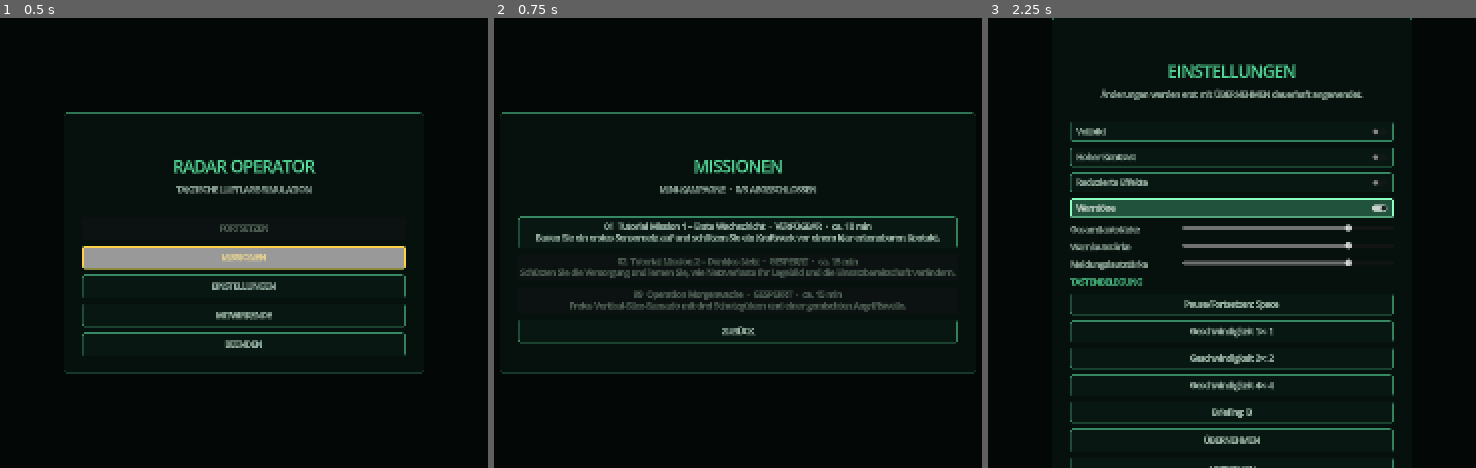
Above: before the commit, frames 1-3 (left to right).
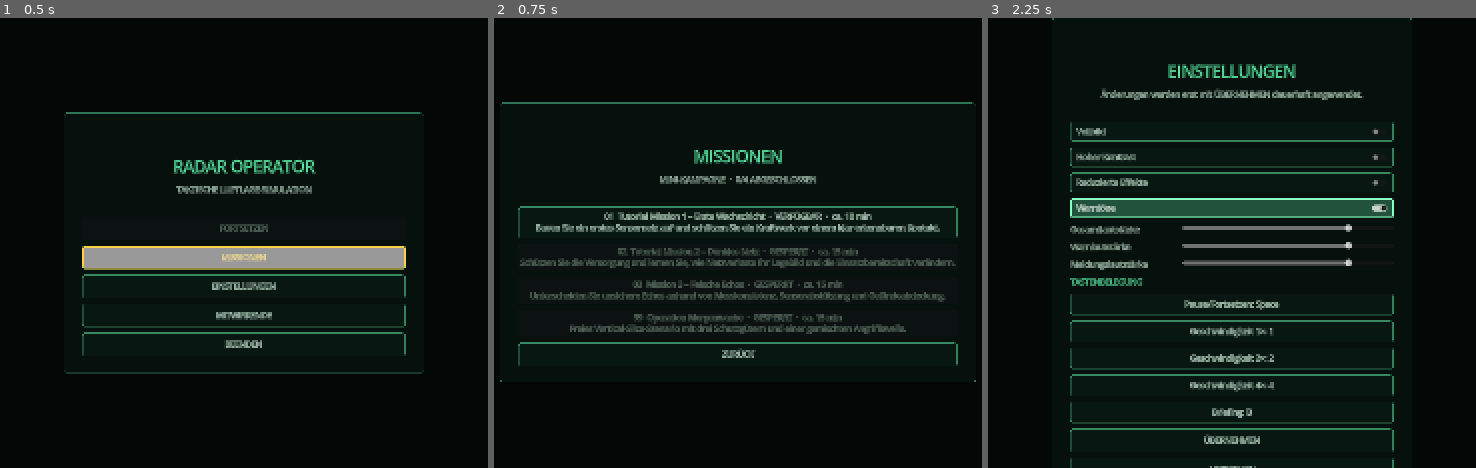
Above: after the commit, the same moments.

Repository: maschin96/radar-operator
Game: Godot game, scene res://scenes/app/app_shell.tscn
The game is run twice, just before and just after one commit, with the same random seed, the same clock (stepped at 60 frames per second) and the same inputs.
Inputs:
- Up to frame 1 (0.5 s): no input
- Up to frame 2 (0.75 s): click "MISSIONEN" at 0.5 s
- Up to frame 3 (2.25 s): click "ZURÜCK" at 1.25 s; click "EINSTELLUNGEN" at 2 s

Frame 1 is identical in both runs. In frame 2, 13% of the frame differs, in the area x 1-99%, y 18-81%; in frame 3, nothing differs.

Commit message:
feat(campaign): add False Echoes mission (#14)

Diff:
--- /dev/null
+++ b/data/scenarios/mission_3_false_echoes.tres
@@ -0,0 +1,120 @@
+[gd_resource type="Resource" script_class="ScenarioDefinition" load_steps=15 format=3]
+
+[ext_resource type="Script" path="res://scripts/core/scenario_definition.gd" id="1"]
+[ext_resource type="Resource" path="res://data/sensors/sensor_short_range.tres" id="2"]
+[ext_resource type="Resource" path="res://data/sensors/sensor_early_warning.tres" id="3"]
+[ext_resource type="Resource" path="res://data/defenses/defense_gun.tres" id="4"]
+[ext_resource type="Resource" path="res://data/defenses/defense_short_range.tres" id="5"]
+[ext_resource type="Resource" path="res://data/defenses/defense_medium_range.tres" id="6"]
+[ext_resource type="Resource" path="res://data/threats/threat_swift.tres" id="7"]
+[ext_resource type="Resource" path="res://data/threats/threat_low_signature.tres" id="8"]
+[ext_resource type="Resource" path="res://data/campaign/threat_network_training.tres" id="9"]
+[ext_resource type="Resource" path="res://data/infrastructure/infrastructure_command.tres" id="10"]
+[ext_resource type="Resource" path="res://data/infrastructure/infrastructure_power.tres" id="11"]
+[ext_resource type="Resource" path="res://data/infrastructure/infrastructure_factory.tres" id="12"]
+[ext_resource type="Resource" path="res://data/scenarios/mission_3_false_echoes_wave.tres" id="13"]
+
+[ext_resource type="Resource" path="res://data/rules/standard.tres" id="rules"]
+
+[resource]
+script = ExtResource("1")
+engagement_profile = ExtResource("rules")
+scenario_id = &"mission_3_false_echoes"
+display_name = "Mission 3 – Falsche Echos"
+summary = "Unterscheiden Sie unsichere Echos anhand von Messkonsistenz, Sensorabstützung und Geländeabdeckung."
+campaign_order = 3
+unlock_requires = PackedStringArray("tutorial_mission_2")
+expected_duration_minutes = 15
+learning_objectives = PackedStringArray("Geländeabschattung erkennen", "Messindizien vergleichen", "Auffällige Tracks bewusst sperren")
+briefing = "Im Westsektor treten Interferenzen und unbeständige Echos auf. Schützen Sie Kommandozentrum und mindestens ein weiteres Schutzgut. Ein Fragezeichen zeigt einen Verdacht, keine Gewissheit. Vergleichen Sie Sensoren und Messverläufe vor einer Freigabe."
+briefing_sections = Array[Dictionary]([{
+"id": &"mission", "title": "Auftrag", "body": "Halten Sie das Kommandozentrum und mindestens ein weiteres Schutzgut bis T+06:00."
+}, {
+"id": &"terrain", "title": "Gelände und Störung", "body": "Der westliche Höhenzug schwächt tiefe Sichtlinien. Prüfen Sie die Geländeebene und die Reichweitenvorschau. Kurzstreckensensoren sind in der westlichen Interferenzzone besonders betroffen. Unterschiedliche Sensorarten und Standorte liefern Vergleichsmessungen."
+}, {
+"id": &"evidence", "title": "Unsicherheit bewerten", "body": "Ein Fragezeichen bedeutet mögliche Täuschung. Prüfen Sie Konsistenz, Interferenz und Sensorabstützung. Sperren Sie einen auffälligen Track bei Bedarf und beobachten Sie ihn weiter. Jede voreilige Freigabe kann begrenzte Munition verbrauchen. Keine Farbe verrät die verborgene Wahrheit."
+}])
+victory_debriefing = "Der Schutzauftrag wurde erfüllt. Vergleichen Sie Netzausfälle, Interferenzverlauf und Munitionsverbrauch. Ein zweiter Sensorstandort oder das bewusste Sperren inkonsistenter Kontakte kann wichtiger sein als ein weiteres Abwehrsystem."
+defeat_debriefing = "Der Schutzauftrag wurde verfehlt. Vergleichen Sie den westlichen Höhenzug und die Interferenzzone mit Ihren Sensorstandorten. Ein Trackverdacht ist ein Indiz: Beobachten, unabhängig abstützen und erst dann über Sperre oder Freigabe entscheiden."
+world_size = Vector2(2000, 1200)
+starting_budget = 3000
+seed = 20260914
+mission_duration = 360.0
+definitions = Array[Resource]([ExtResource("2"), ExtResource("3"), ExtResource("4"), ExtResource("5"), ExtResource("6"), ExtResource("7"), ExtResource("8"), ExtResource("9"), ExtResource("10"), ExtResource("11"), ExtResource("12")])
+starting_entities = Array[Dictionary]([{
+"definition_id": &"infrastructure_command",
+"faction": &"player",
+"id": &"capital_command",
+"position": Vector2(1000, 610)
+}, {
+"definition_id": &"infrastructure_power",
+"faction": &"player",
+"id": &"north_power",
+"position": Vector2(520, 390)
+}, {
+"definition_id": &"infrastructure_factory",
+"faction": &"player",
+"id": &"east_factory",
+"position": Vector2(1510, 790)
+}])
+attack_waves = Array[Resource]([ExtResource("13")])
+placement_zones = Array[Rect2]([Rect2(80, 80, 1840, 1040)])
+blocked_zones = Array[Rect2]([Rect2(940, 550, 120, 120), Rect2(470, 340, 100, 100), Rect2(1460, 740, 100, 100)])
+network_connections = Array[Dictionary]([{
+"consumer_id": &"capital_command",
+"id": &"energy_power_command",
+"kind": &"energy",
+"reserve_duration": 10.0,
+"source_id": &"north_power"
+}, {
+"consumer_id": &"east_factory",
+"id": &"energy_power_factory",
+"kind": &"energy",
+"reserve_duration": 5.0,
+"source_id": &"north_power"
+}, {
+"consumer_id": &"north_power",
+"id": &"communication_command_power",
+"kind": &"communication",
+"reserve_duration": 6.0,
+"source_id": &"capital_command"
+}, {
+"consumer_id": &"east_factory",
+"id": &"communication_command_factory",
+"kind": &"communication",
+"reserve_duration": 4.0,
+"source_id": &"capital_command"
+}])
+mission_goals = {
+"minimum_survivors": 2,
+"required_survivors": PackedStringArray("capital_command")
+}
+terrain_zones = Array[Dictionary]([{
+"area": Rect2(80, 80, 450, 340), "height": 120.0, "terrain_type": &"highlands", "visibility_factor": 0.7
+}])
+visibility_blockers = Array[Dictionary]([{
+"area": Rect2(300, 80, 100, 300), "height": 180.0, "visibility_factor": 0.2
+}])
+jamming_zones = Array[Dictionary]([{
+"id": &"western_interference", "area": Rect2(80, 80, 800, 520), "strength": 0.65,
+"affected_sensor_ids": PackedStringArray("sensor_short_range"),
+"strength_curve": Array[Dictionary]([{"time": 0.0, "strength": 0.0}, {"time": 20.0, "strength": 1.0}, {"time": 260.0, "strength": 1.0}, {"time": 300.0, "strength": 0.0}])
+}])
+decoy_emitters = Array[Dictionary]([{
+"id": &"western_echo_a", "affected_sensor_ids": PackedStringArray("sensor_short_range"),
+"start_time": 20.0, "end_time": 110.0, "measurement_interval": 2.0,
+"route": PackedVector2Array(300, 420, 680, 450), "position_error": 38.0, "signature_strength": 0.85, "signal_consistency": 0.46
+}, {
+"id": &"western_echo_b", "affected_sensor_ids": PackedStringArray("sensor_short_range"),
+"start_time": 145.0, "end_time": 250.0, "measurement_interval": 2.5,
+"route": PackedVector2Array(650, 510, 340, 430), "position_error": 45.0, "signature_strength": 0.75, "signal_consistency": 0.52
+}])
+mission_events = Array[Dictionary]([{
+"time": 1.0, "message": "LAGE: Im Westsektor nimmt Interferenz zu. Prüfen Sie Sensorart, Höhenzug und Messkonsistenz."
+}, {
+"time": 20.0, "message": "LAGE: Erste unbeständige Echos. Ein Fragezeichen ist ein Verdacht; vergleichen Sie unabhängige Sensoren, bevor Sie Munition binden."
+}, {
+"time": 145.0, "message": "LAGE: Der Interferenzbereich bleibt aktiv. Alte Freigaben und Sperren gelten weiter; prüfen Sie neue Messungen."
+}, {
+"time": 300.0, "message": "LAGE: Die Interferenz klingt ab. Nicht erneut bestätigte Kontakte altern und verschwinden aus der Lage."
+}])
--- /dev/null
+++ b/data/scenarios/mission_3_false_echoes_wave.tres
@@ -0,0 +1,16 @@
+[gd_resource type="Resource" script_class="AttackWaveDefinition" load_steps=2 format=3]
+
+[ext_resource type="Script" path="res://scripts/core/attack_wave_definition.gd" id="1"]
+
+[resource]
+script = ExtResource("1")
+id = &"false_echoes_wave"
+start_time = 0.0
+spawns = Array[Dictionary]([{"id": &"echo_00", "definition_id": &"threat_heavy", "delay": 15.0, "completion": &"target", "target_id": &"north_power", "route": PackedVector2Array(0, 200, 520, 390)},
+{"id": &"echo_01", "definition_id": &"threat_heavy", "delay": 55.0, "completion": &"target", "target_id": &"capital_command", "route": PackedVector2Array(2000, 100, 1000, 610)},
+{"id": &"echo_02", "definition_id": &"threat_heavy", "delay": 95.0, "completion": &"target", "target_id": &"east_factory", "route": PackedVector2Array(2000, 1050, 1510, 790)},
+{"id": &"echo_03", "definition_id": &"threat_heavy", "delay": 145.0, "completion": &"target", "target_id": &"north_power", "route": PackedVector2Array(0, 200, 520, 390)},
+{"id": &"echo_04", "definition_id": &"threat_heavy", "delay": 170.0, "completion": &"target", "target_id": &"capital_command", "route": PackedVector2Array(2000, 100, 1000, 610)},
+{"id": &"echo_05", "definition_id": &"threat_heavy", "delay": 210.0, "completion": &"target", "target_id": &"east_factory", "route": PackedVector2Array(2000, 1050, 1510, 790)},
+{"id": &"echo_06", "definition_id": &"threat_heavy", "delay": 245.0, "completion": &"target", "target_id": &"north_power", "route": PackedVector2Array(0, 200, 520, 390)},
+{"id": &"echo_07", "definition_id": &"threat_heavy", "delay": 255.0, "completion": &"target", "target_id": &"capital_command", "route": PackedVector2Array(2000, 100, 1000, 610)}])
--- a/scripts/app/app_shell.gd
+++ b/scripts/app/app_shell.gd
@@ -213,6 +213,8 @@
 	]
 	if int(metrics.get("network_outages", 0)) > 0:
 		report.text += "\nNetzverbindungen mit Ausfallereignis: %d. Prüfen Sie die Versorgungskette vor der nächsten Aufstellung." % int(metrics.network_outages)
+	if float(metrics.get("peak_interference", 0.0)) > 0.0:
+		report.text += "\nStärkste Interferenz: %.0f%% · Tracks mit Konsistenzhinweisen: %d" % [float(metrics.peak_interference) * 100.0, int(metrics.get("suspected_tracks", 0))]
 	_content.add_child(report)
 	_add_button("MISSION WIEDERHOLEN", launch_mission.bind(scenario_id)).grab_focus()
 	var next_scenario: ScenarioDefinition = profile_manager.get_next_unlocked_scenario(scenario_id, catalog)
--- a/scripts/systems/mission_report.gd
+++ b/scripts/systems/mission_report.gd
@@ -33,9 +33,16 @@
 		"infrastructure_survived": 0,
 		"infrastructure_destroyed": 0,
 		"network_outages": 0,
+		"suspected_tracks": 0,
+		"peak_interference": 0.0,
 	}
+	var suspected_ids: Dictionary = {}
 	for event in _events:
+		if event.type in [&"track_created", &"track_updated"] and bool(event.data.get("possible_deception", false)):
+			suspected_ids[String(event.data.track_id)] = true
 		match StringName(event.type):
+			&"jamming_level_changed":
+				metrics.peak_interference = maxf(metrics.peak_interference, float(_find_nested_value(event, "level")))
 			&"network_state_changed":
 				if int(_find_nested_value(event, "status")) == InfrastructureState.NetworkStatus.OFFLINE:
 					metrics.network_outages += 1
@@ -46,6 +53,7 @@
 			&"engagement_succeeded": metrics.engagements_succeeded += 1
 			&"engagement_failed": metrics.engagements_failed += 1
 			&"infrastructure_damaged": metrics.infrastructure_hits += 1
+	metrics.suspected_tracks = suspected_ids.size()
 	for state in _infrastructure:
 		if state.status == InfrastructureState.Status.DESTROYED:
 			metrics.infrastructure_destroyed += 1
--- /dev/null
+++ b/scripts/tests/false_echoes_mission_test.gd
@@ -0,0 +1,46 @@
+extends SceneTree
+
+const PATH := "res://data/scenarios/mission_3_false_echoes.tres"
+var failures: Array[String] = []
+
+func _initialize() -> void:
+	call_deferred("run_tests")
+
+func run_tests() -> void:
+	var strategies := [
+		[[&"sensor_early_warning", Vector2(400, 500)], [&"sensor_early_warning", Vector2(1400, 450)], [&"defense_short_range", Vector2(650, 470)], [&"defense_medium_range", Vector2(1320, 520)]],
+		[[&"sensor_short_range", Vector2(380, 500)], [&"sensor_early_warning", Vector2(1000, 400)], [&"sensor_short_range", Vector2(1400, 600)], [&"defense_short_range", Vector2(650, 470)], [&"defense_medium_range", Vector2(1320, 520)]],
+	]
+	var suspected_tracks := 0
+	for strategy in strategies:
+		var result := ScenarioLoader.new().load_scenario(PATH)
+		expect(result.success, "False Echoes scenario is invalid: " + str(result.get("errors", [])))
+		var session := GameSession.new()
+		session.initialize(result.scenario)
+		for placement in strategy:
+			expect(session.place_system(placement[0], placement[1]).success, "False Echoes placement failed")
+		expect(session.start_mission().success, "False Echoes could not start")
+		for tick in 3700:
+			session.advance(0.1)
+			for track in session.fusion.get_active_tracks():
+				if track.possible_deception and track.release_status != TrackState.ReleaseStatus.BLOCKED:
+					suspected_tracks += 1
+					session.set_track_release(track.id, TrackState.ReleaseStatus.BLOCKED)
+		var report := MissionReport.new()
+		report.build(session.scenario, session.events, session.replay_frames, session.infrastructure.get_infrastructure())
+		print("FALSE ECHOES STRATEGY: ", report.get_metrics())
+		expect(is_equal_approx(float(report.get_metrics().peak_interference), 0.65), "Debriefing omitted peak interference")
+		expect(session.infrastructure.get_mission_status() == InfrastructureSystem.MissionStatus.VICTORY, "False Echoes sensor strategy did not win")
+		expect(not session.scenario.terrain_zones.is_empty() and not session.scenario.visibility_blockers.is_empty(), "Mission has no terrain decisions")
+		expect(not session.replay_frames.is_empty() and session.replay_frames[-1].electronic_warfare.zone_levels.western_interference == 0.0, "Interference did not end in replay")
+		for track in session.fusion.get_active_tracks():
+			expect(not track.to_player_dictionary().has("debug_source_entities"), "Mission exposes hidden source truth")
+	expect(suspected_tracks > 0, "Hybrid sensor strategy produced no observable suspicious tracks")
+	for failure in failures:
+		push_error(failure)
+	print("FALSE ECHOES MISSION TESTS PASSED: 3 test cases" if failures.is_empty() else "FALSE ECHOES MISSION TESTS FAILED")
+	quit(0 if failures.is_empty() else 1)
+
+func expect(condition: bool, message: String) -> void:
+	if not condition:
+		failures.append(message)
Not shown, added: scripts/tests/false_echoes_mission_test.gd.uid
Not shown, changed: CHANGELOG.md
Not shown, changed: README.md
Not shown, added: docs/mission-3-falsche-echos.md
Not shown, changed: docs/qa-und-bekannte-einschraenkungen.md
Not shown, changed: scripts/run_smoke_test.sh
